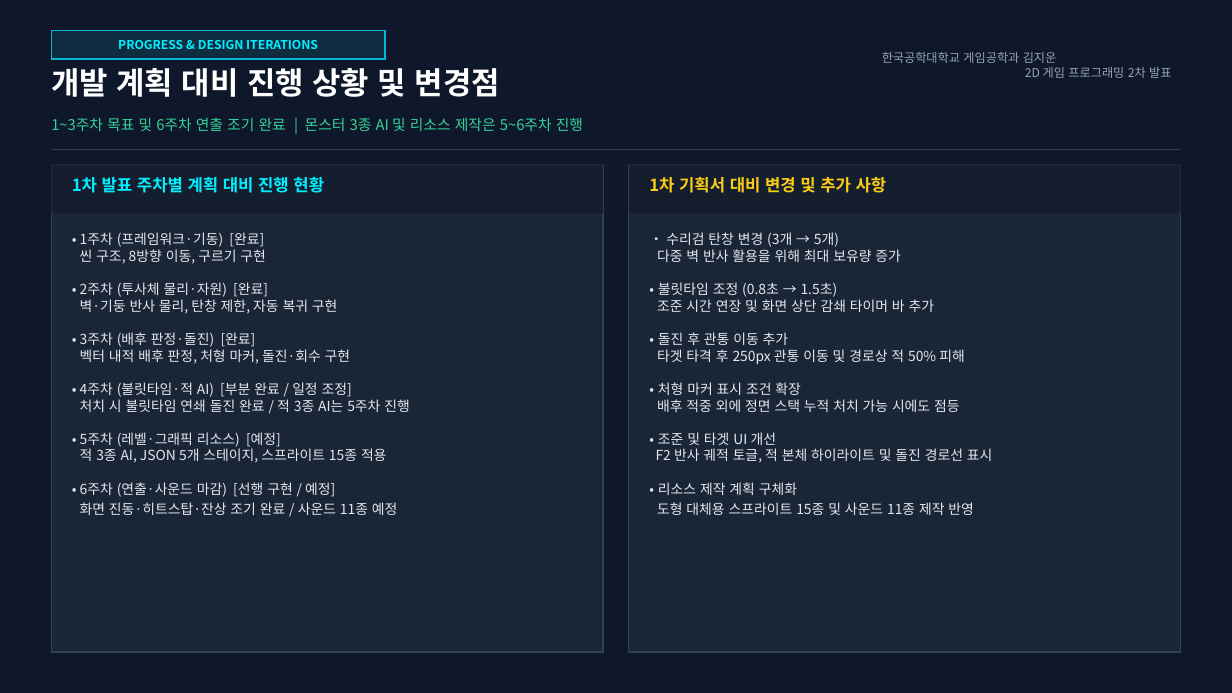
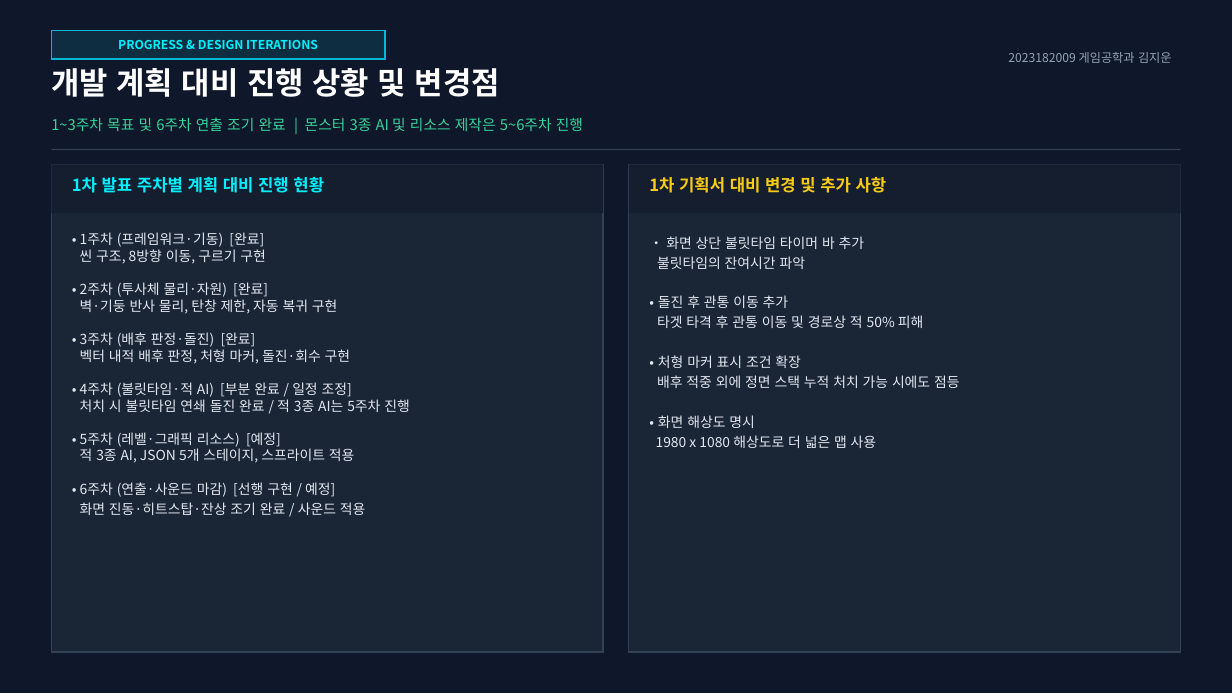
Before and after one commit to 0329wldns/2DGameProgramingProject, a slide deck: slide 2 of docs/2차_발표_MarkStrike.pptx. Drawn at 1232x693 pixels with LibreOffice and Linux fonts; fonts in the diff are those of the drawing. Boxes give left, top, right and bottom in pixels: in the first picture for what was removed or moved away, otherwise in the second. Text is boxed around its words. In the diff, an @@ line names an element or a change of style, - is before the commit and + after.

Commit message:
발표자료 수정

```diff
--- a/docs/2차_발표_MarkStrike.pptx
+++ b/docs/2차_발표_MarkStrike.pptx
@@ text at (1008, 52, 1172, 63): text changed @@
-한국공학대학교 게임공학과 김지운
-2D 게임 프로그래밍 2차 발표
+2023182009 게임공학과 김지운
@@ text at (80, 232, 410, 515): text changed @@
-• 1주차 (프레임워크·기동) [완료]
-씬 구조, 8방향 이동, 구르기 구현
-• 2주차 (투사체 물리·자원) [완료]
-벽·기둥 반사 물리, 탄창 제한, 자동 복귀 구현
-• 3주차 (배후 판정·돌진) [완료]
-벡터 내적 배후 판정, 처형 마커, 돌진·회수 구현
-• 4주차 (불릿타임·적 AI) [부분 완료 / 일정 조정]
-처치 시 불릿타임 연쇄 돌진 완료 / 적 3종 AI는 5주차 진행
-• 5주차 (레벨·그래픽 리소스) [예정]
-적 3종 AI, JSON 5개 스테이지, 스프라이트 15종 적용
-• 6주차 (연출·사운드 마감) [선행 구현 / 예정]
-화면 진동·히트스탑·잔상 조기 완료 / 사운드 11종 예정
+• 1주차 (프레임워크·기동) [완료]
+씬 구조, 8방향 이동, 구르기 구현
+• 2주차 (투사체 물리·자원) [완료]
+벽·기둥 반사 물리, 탄창 제한, 자동 복귀 구현
+• 3주차 (배후 판정·돌진) [완료]
+벡터 내적 배후 판정, 처형 마커, 돌진·회수 구현
+• 4주차 (불릿타임·적 AI) [부분 완료 / 일정 조정]
+처치 시 불릿타임 연쇄 돌진 완료 / 적 3종 AI는 5주차 진행
+• 5주차 (레벨·그래픽 리소스) [예정]
+적 3종 AI, JSON 5개 스테이지, 스프라이트 적용
+• 6주차 (연출·사운드 마감) [선행 구현 / 예정]
+화면 진동·히트스탑·잔상 조기 완료 / 사운드 적용
@@ text at (656, 236, 959, 448): text changed @@
-• 수리검 탄창 변경 (3개 → 5개)
-다중 벽 반사 활용을 위해 최대 보유량 증가
-• 불릿타임 조정 (0.8초 → 1.5초)
-조준 시간 연장 및 화면 상단 감쇄 타이머 바 추가
-• 돌진 후 관통 이동 추가
-타겟 타격 후 250px 관통 이동 및 경로상 적 50% 피해
-• 처형 마커 표시 조건 확장
-배후 적중 외에 정면 스택 누적 처치 가능 시에도 점등
-• 조준 및 타겟 UI 개선
-F2 반사 궤적 토글, 적 본체 하이라이트 및 돌진 경로선 표시
-• 리소스 제작 계획 구체화
-도형 대체용 스프라이트 15종 및 사운드 11종 제작 반영
+• 화면 상단 불릿타임 타이머 바 추가
+불릿타임의 잔여시간 파악
+• 돌진 후 관통 이동 추가
+타겟 타격 후 관통 이동 및 경로상 적 50% 피해
+• 처형 마커 표시 조건 확장
+배후 적중 외에 정면 스택 누적 처치 가능 시에도 점등
+• 화면 해상도 명시
+1980 x 1080 해상도로 더 넓은 맵 사용
```
Also in this commit, not shown: 1 other slide changed, 2 other files.
